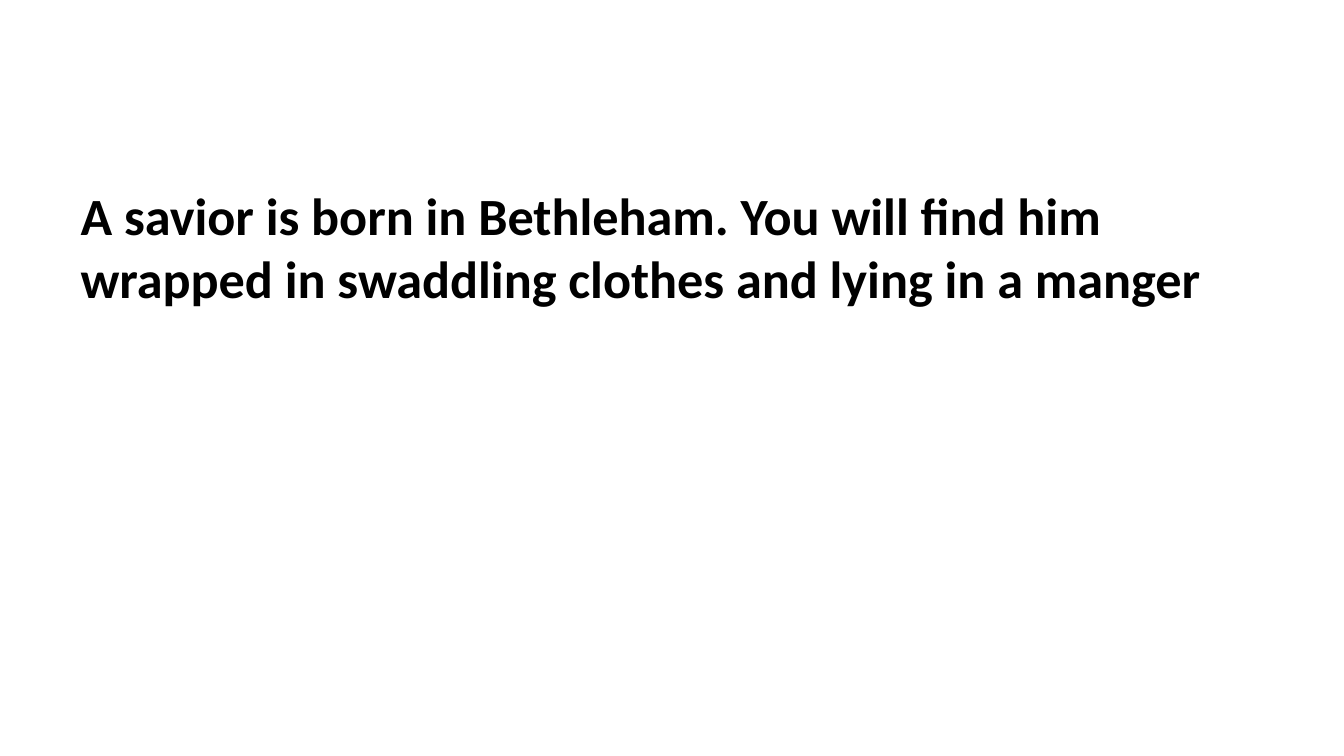
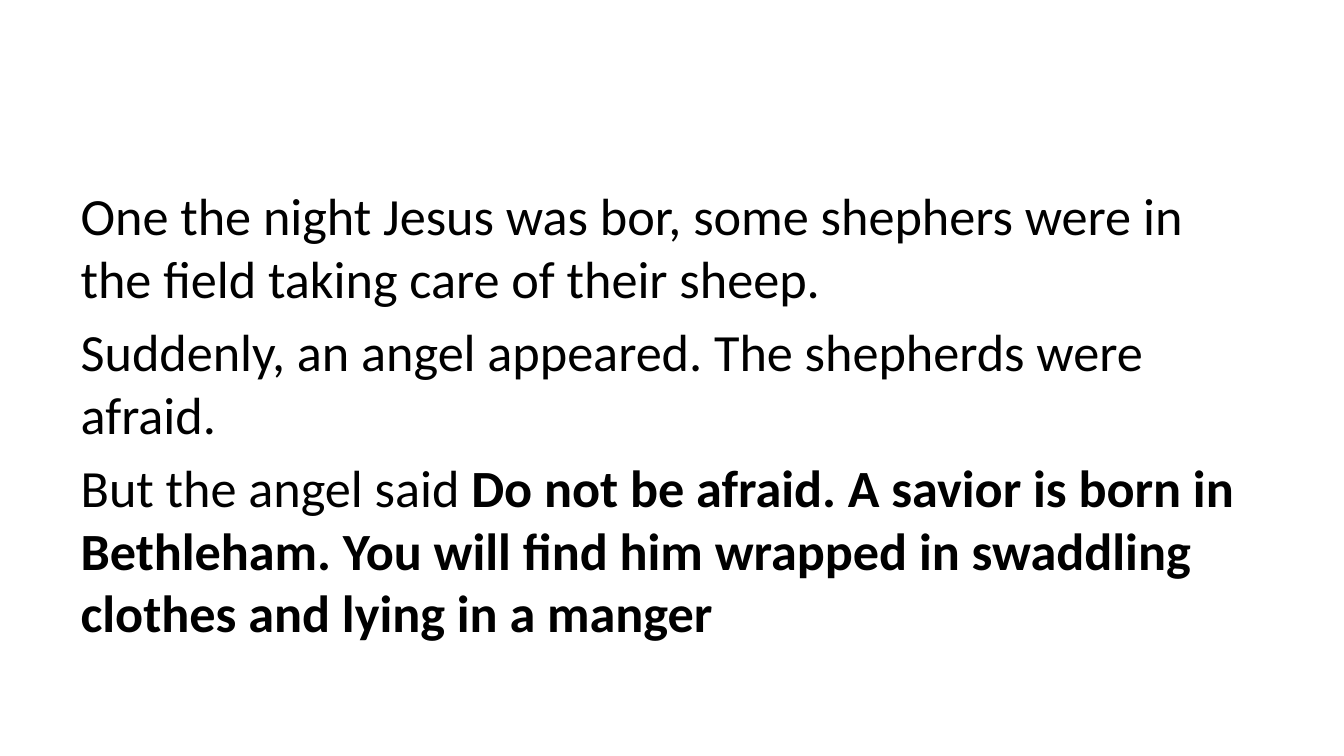
Before and after one commit to jcsalo/patient_education, a slide deck: slide 5 of christmas2004.pptx. Drawn at 1344x756 pixels with LibreOffice and Linux fonts; fonts in the diff are those of the drawing. Boxes give left, top, right and bottom in pixels: in the first picture for what was removed or moved away, otherwise in the second. Text is boxed around its words. In the diff, an @@ line names an element or a change of style, - is before the commit and + after.

```diff
--- a/christmas2004.pptx
+++ b/christmas2004.pptx
@@ text at (81,198,1234,641): text changed; bold off @@
-A savior is born in Bethleham. You will find him wrapped in swaddling clothes and lying in a manger
+One the night Jesus was bor, some shephers were in the field taking care of their sheep.
+Suddenly, an angel appeared. The shepherds were afraid.
+But the angel said Do not be afraid. A savior is born in Bethleham. You will find him wrapped in swaddling clothes and lying in a manger
```
Also in this commit, not shown: 3 other slides changed, 41 other files.
